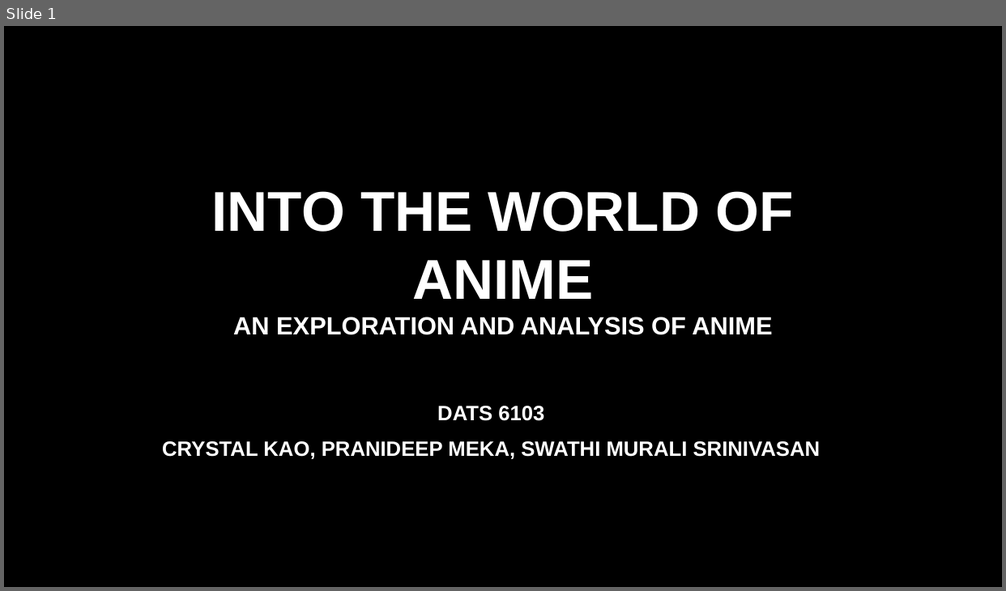
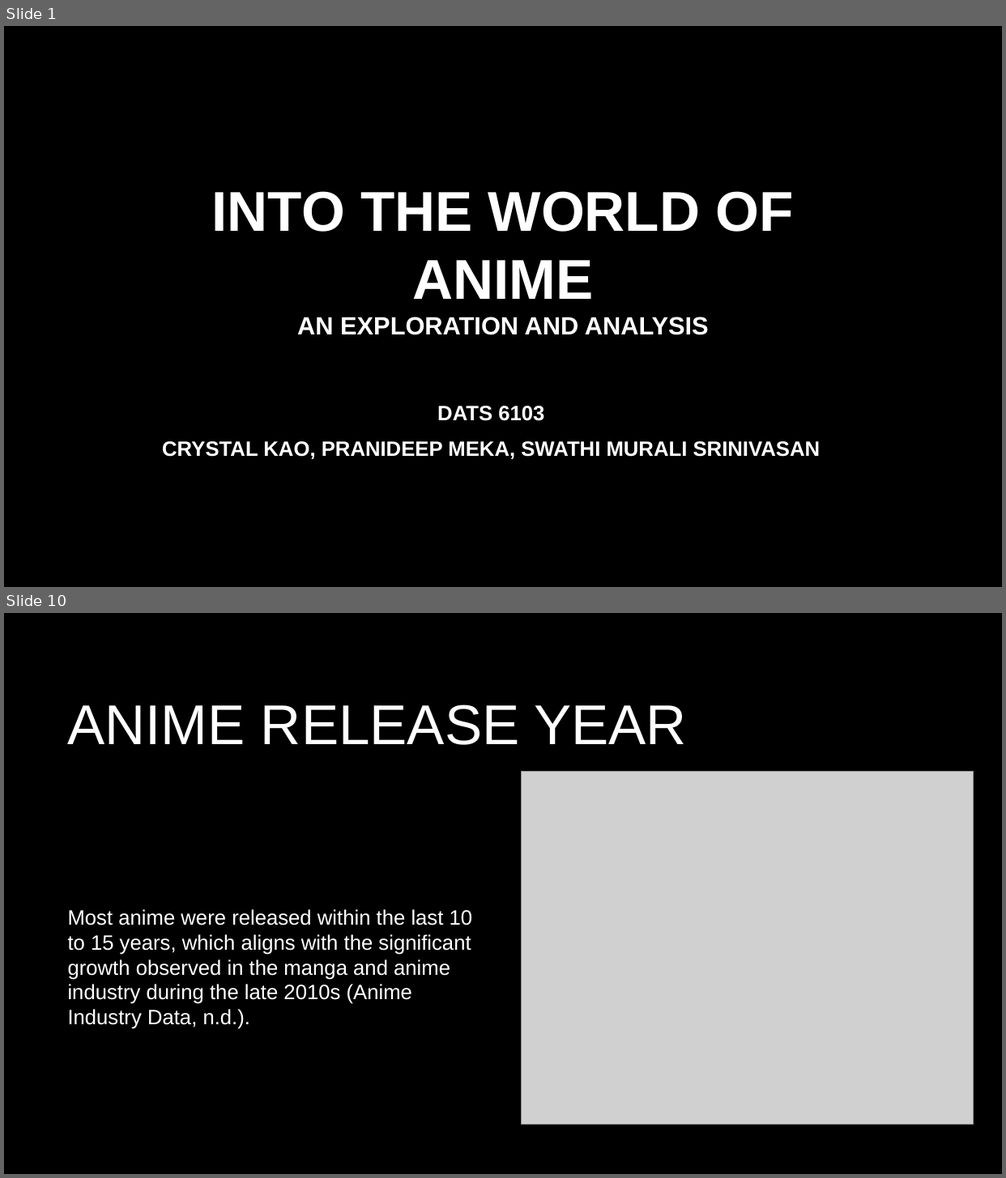
Before and after one commit to SwathiMurali/DATS-6103-T4, a slide deck: Anime_Presentation.pptx. Shown one above the other, each under a label of ours: slide 1 before the commit, slides 1 and 10 after it; the slides between them are not shown. The pictures are 1006x591 and 1006x1178 pixels, drawn with LibreOffice and Linux fonts; fonts in the diff are those of the drawing; grey boxes stand for pictures; background and template pictures are left out. Boxes give left, top, right and bottom in pixels: in the first picture for what was removed or moved away, otherwise in the second. Text is boxed around its words. In the diff, an @@ line names an element or a change of style, - is before the commit and + after.

Commit message:
Updated anime presentation

```diff
--- a/Anime_Presentation.pptx
+++ b/Anime_Presentation.pptx
@@ slide 10 added at bbox=[4, 613, 1002, 1174], background picture (left out) @@
@@ title added at bbox=[68, 705, 686, 745], 54 pt, text #FFFFFF @@
+ANIME RELEASE YEAR
@@ picture added at bbox=[522, 771, 974, 1124] @@
@@ text added at bbox=[68, 909, 473, 1029], 20 pt, text #FFFFFF @@
+Most anime were released within the last 10 to 15 years, which aligns with the significant growth observed in the manga and anime industry during the late 2010s (Anime Industry Data, n.d.).
@@ slide 1 changed as well @@
@@ title at bbox=[212, 191, 793, 335]: text changed @@
-INTO THE WORLD OF ANIME
-AN EXPLORATION AND ANALYSIS OF ANIME
+INTO THE WORLD OF ANIME
+AN EXPLORATION AND ANALYSIS
```
Also in this commit, not shown: 24 other slides added, 1 slide removed.
